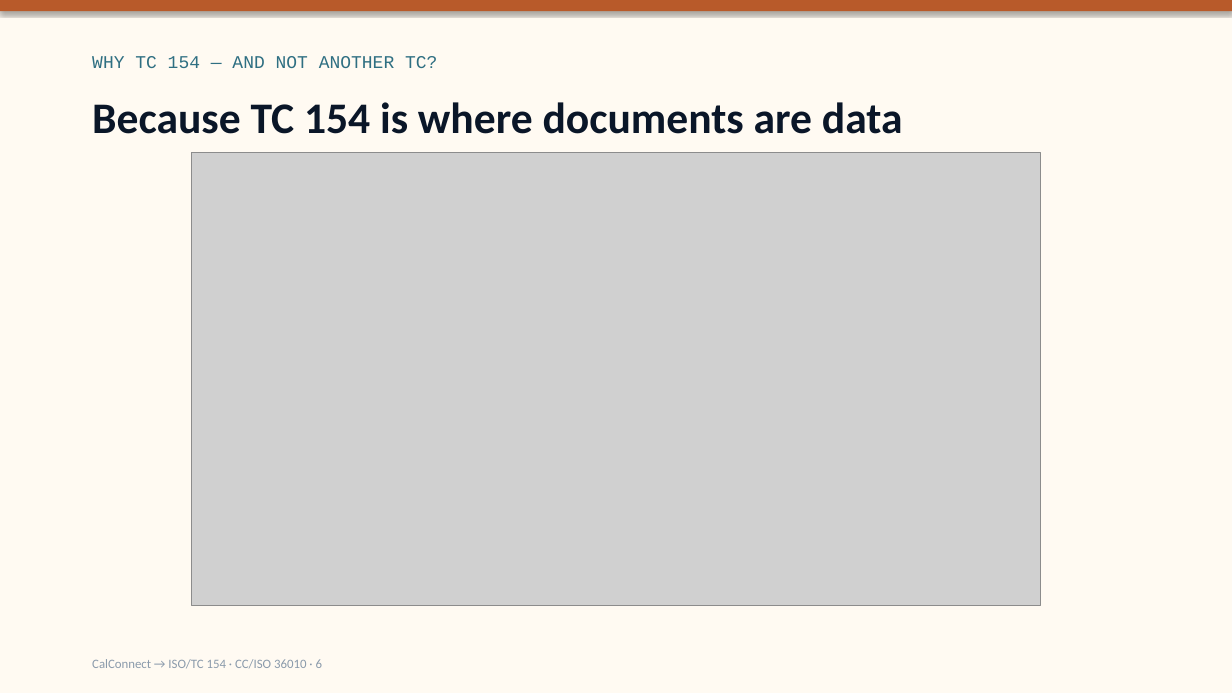
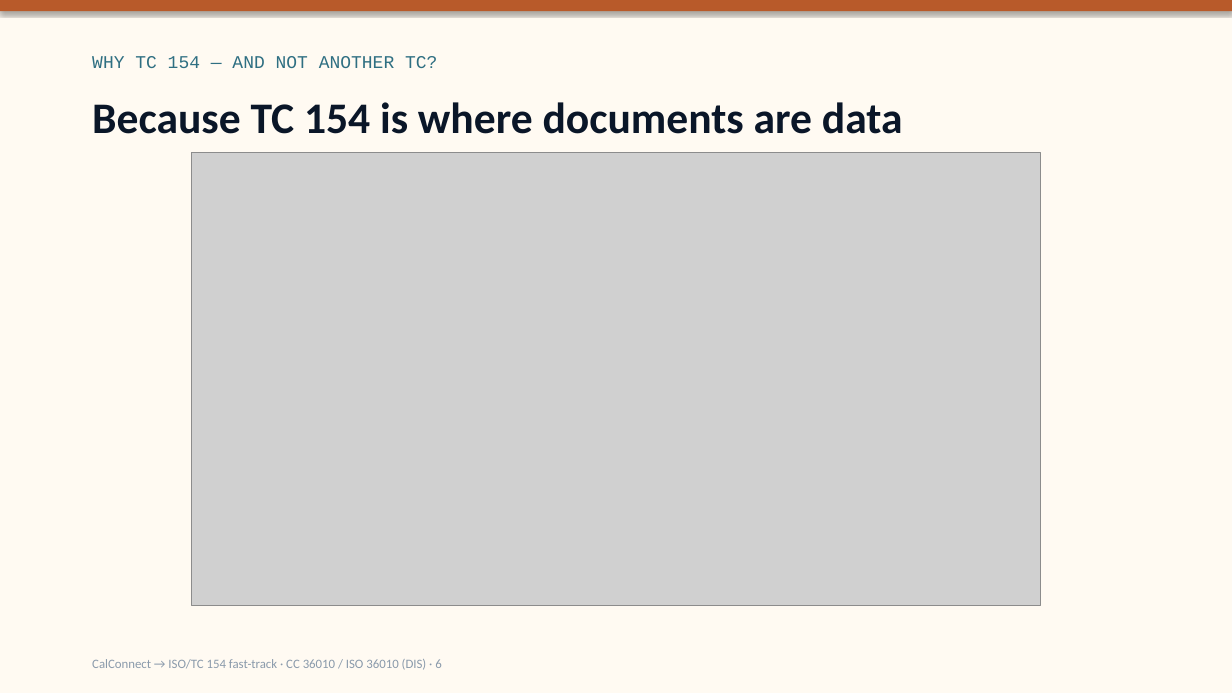
Before and after one commit to CalConnect/cc-lightweight-doc, a slide deck: slide 6 of presentations/lightweight-doc-tc154-dis-proposal.pptx. Drawn at 1232x693 pixels with LibreOffice and Linux fonts; fonts in the diff are those of the drawing; grey boxes stand for pictures. Boxes give left, top, right and bottom in pixels: in the first picture for what was removed or moved away, otherwise in the second. Text is boxed around its words. In the diff, an @@ line names an element or a change of style, - is before the commit and + after.

```diff
--- a/presentations/lightweight-doc-tc154-dis-proposal.pptx
+++ b/presentations/lightweight-doc-tc154-dis-proposal.pptx
@@ text at <box>92,659,441,670</box>: text changed @@
-CalConnect → ISO/TC 154 · CC/ISO 36010 · 6
+CalConnect → ISO/TC 154 fast-track · CC 36010 / ISO 36010 (DIS) · 6
```
Also in this commit, not shown: 11 other slides changed, 10 other files.
